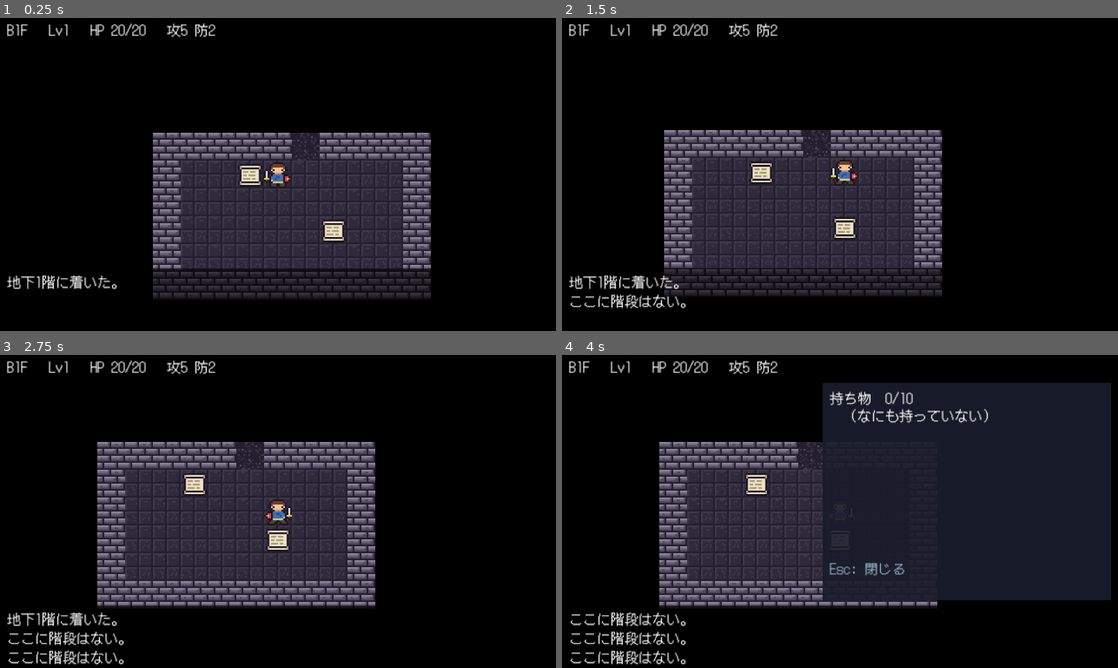
Above: before the commit, frames 1-4 (two rows, left to right).
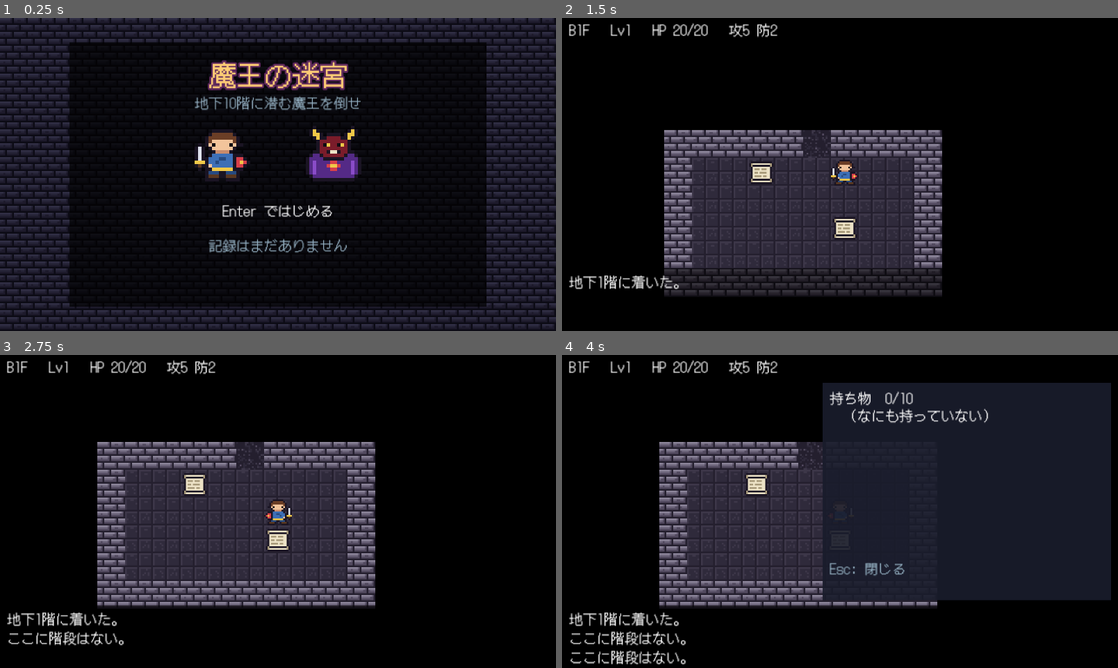
Above: after the commit, the same moments.

Repository: kaz3tv/roguelike
Game: Godot game, scene res://scenes/main.tscn
The game is run twice, just before and just after one commit, with the same random seed, the same clock (stepped at 60 frames per second) and the same inputs.
Inputs:
- Up to frame 1 (0.25 s): no input
- Up to frame 2 (1.5 s): tap Enter at 0.5 s; hold Right 0.53-1.28 s; tap Q at 0.6 s; tap Space at 0.77, 1.25 s; hold Down from 1.28 s (still down); tap E at 1.35 s
- Up to frame 3 (2.75 s): tap Space at 1.52 s; tap Enter at 2 s; release Down at 2.03 s; hold Right from 2.03 s (still down); tap Z at 2.1 s
- Up to frame 4 (4 s): tap Space at 2.75, 3.02, 3.77 s; release Right at 2.78 s; hold Up 2.78-3.53 s; tap C at 2.85 s; tap Enter at 3.5 s; hold Left from 3.53 s (still down); tap I at 3.6 s

The runs differ from the first frame. In frame 1, 52% of the frame differs, in the area x 0-100%, y 0-100%; in frame 2, 0.4%; in frame 3, 0.4%; in frame 4, 0.5%.

Commit message:
タイトル画面とリザルト画面、記録の保存を追加する
Co-Authored-By: Claude Opus 5.5 (1M context) <noreply@anthropic.com>
Claude-Session: https://claude.ai/code/session_01CjiuLsrxfvYQhtBZEVi7Rn

Diff:
--- a/scenes/main.tscn
+++ b/scenes/main.tscn
@@ -1,10 +1,12 @@
-[gd_scene load_steps=6 format=3]
+[gd_scene load_steps=8 format=3]
 
 [ext_resource type="Script" path="res://scripts/game.gd" id="1_game"]
 [ext_resource type="Script" path="res://scripts/map_view.gd" id="2_map"]
 [ext_resource type="Texture2D" path="res://assets/art/player_0.png" id="3_player"]
 [ext_resource type="Script" path="res://scripts/inventory_menu.gd" id="4_menu"]
 [ext_resource type="Script" path="res://scripts/audio.gd" id="5_audio"]
+[ext_resource type="Texture2D" path="res://assets/art/wall.png" id="6_wall"]
+[ext_resource type="Texture2D" path="res://assets/art/enemies/boss_0.png" id="7_boss"]
 
 [node name="Main" type="Node2D"]
 script = ExtResource("1_game")
@@ -90,15 +92,108 @@
 theme_override_constants/line_spacing = -3
 theme_override_font_sizes/font_size = 8
 
-[node name="GameOver" type="ColorRect" parent="HUD"]
+[node name="Result" type="ColorRect" parent="HUD"]
 visible = false
 offset_right = 320.0
 offset_bottom = 180.0
-color = Color(0, 0, 0, 0.75)
+color = Color(0, 0, 0, 0.92)
 
-[node name="Label" type="Label" parent="HUD/GameOver"]
+[node name="Header" type="Label" parent="HUD/Result"]
+offset_top = 22.0
+offset_right = 320.0
+offset_bottom = 44.0
+theme_override_colors/font_color = Color(1, 0.8, 0.46, 1)
+theme_override_colors/font_outline_color = Color(0, 0, 0, 1)
+theme_override_constants/outline_size = 2
+theme_override_font_sizes/font_size = 16
+horizontal_alignment = 1
+
+[node name="Body" type="Label" parent="HUD/Result"]
+offset_left = 90.0
+offset_top = 52.0
+offset_right = 230.0
+offset_bottom = 150.0
+theme_override_constants/line_spacing = -2
+theme_override_font_sizes/font_size = 8
+
+[node name="Hint" type="Label" parent="HUD/Result"]
+offset_top = 158.0
+offset_right = 320.0
+offset_bottom = 172.0
+theme_override_colors/font_color = Color(0.58, 0.69, 0.76, 1)
+theme_override_font_sizes/font_size = 8
+text = "Enter でタイトルへ"
+horizontal_alignment = 1
+
+[node name="Title" type="ColorRect" parent="HUD"]
 offset_right = 320.0
 offset_bottom = 180.0
+color = Color(0.1, 0.11, 0.17, 1)
+
+[node name="Wall" type="TextureRect" parent="HUD/Title"]
+modulate = Color(0.35, 0.35, 0.45, 1)
+offset_right = 320.0
+offset_bottom = 180.0
+texture = ExtResource("6_wall")
+stretch_mode = 1
+
+[node name="Shade" type="ColorRect" parent="HUD/Title"]
+offset_left = 40.0
+offset_top = 14.0
+offset_right = 280.0
+offset_bottom = 166.0
+color = Color(0, 0, 0, 0.7)
+
+[node name="Name" type="Label" parent="HUD/Title"]
+offset_top = 20.0
+offset_right = 320.0
+offset_bottom = 42.0
+theme_override_colors/font_color = Color(1, 0.8, 0.46, 1)
+theme_override_colors/font_outline_color = Color(0.36, 0.15, 0.36, 1)
+theme_override_constants/outline_size = 4
+theme_override_font_sizes/font_size = 16
+text = "魔王の迷宮"
+horizontal_alignment = 1
+
+[node name="Sub" type="Label" parent="HUD/Title"]
+offset_top = 42.0
+offset_right = 320.0
+offset_bottom = 54.0
+theme_override_colors/font_color = Color(0.58, 0.69, 0.76, 1)
+theme_override_font_sizes/font_size = 8
+text = "地下10階に潜む魔王を倒せ"
+horizontal_alignment = 1
+
+[node name="Hero" type="TextureRect" parent="HUD/Title"]
+offset_left = 112.0
+offset_top = 62.0
+offset_right = 144.0
+offset_bottom = 94.0
+texture = ExtResource("3_player")
+expand_mode = 1
+
+[node name="Boss" type="TextureRect" parent="HUD/Title"]
+offset_left = 176.0
+offset_top = 62.0
+offset_right = 208.0
+offset_bottom = 94.0
+texture = ExtResource("7_boss")
+expand_mode = 1
+flip_h = true
+
+[node name="Start" type="Label" parent="HUD/Title"]
+offset_top = 104.0
+offset_right = 320.0
+offset_bottom = 116.0
+theme_override_font_sizes/font_size = 8
+text = "Enter ではじめる"
+horizontal_alignment = 1
+
+[node name="Records" type="Label" parent="HUD/Title"]
+offset_top = 124.0
+offset_right = 320.0
+offset_bottom = 162.0
+theme_override_colors/font_color = Color(0.58, 0.69, 0.76, 1)
+theme_override_constants/line_spacing = -2
 theme_override_font_sizes/font_size = 8
 horizontal_alignment = 1
-vertical_alignment = 1
--- a/scripts/game.gd
+++ b/scripts/game.gd
@@ -15,6 +15,8 @@
 const BOSS_FLOOR := 10
 ## 闇の炎の威力（ボスの攻撃力に対する割合）
 const BOLT_POWER := 0.6
+## リザルトを出してから Enter を受け付けるまでの時間（ミリ秒）
+const RESULT_INPUT_DELAY_MS := 800
 
 ## キー → 移動方向（8 方向）。斜めは Q/E/Z/C かテンキー。
 const MOVE_KEYS := {
@@ -49,6 +51,11 @@
 var visible_cells := {}
 var player_frame := 0
 var game_over := false
+## タイトル画面を出しているあいだ true
+var in_title := false
+var records: Records
+## リザルトを出した時刻。直後の Enter の押しすぎでタイトルまで飛ばないようにする
+var result_shown_at := 0
 var log_lines: Array[String] = []
 var enemy_textures := {}
 var item_textures := {}
@@ -63,8 +70,12 @@
 @onready var camera: Camera2D = $Player/Camera2D
 @onready var status_label: Label = $HUD/TopBar/StatusLabel
 @onready var log_label: Label = $HUD/LogPanel/LogLabel
-@onready var game_over_panel: Control = $HUD/GameOver
-@onready var game_over_label: Label = $HUD/GameOver/Label
+@onready var result_panel: Control = $HUD/Result
+@onready var result_header: Label = $HUD/Result/Header
+@onready var result_body: Label = $HUD/Result/Body
+@onready var title_panel: Control = $HUD/Title
+@onready var title_records: Label = $HUD/Title/Records
+@onready var title_start: Label = $HUD/Title/Start
 
 
 func _ready() -> void:
@@ -87,7 +98,29 @@
 	camera.limit_right = Dungeon.WIDTH * TILE_SIZE
 	camera.limit_bottom = Dungeon.HEIGHT * TILE_SIZE
 	$IdleTimer.timeout.connect(_on_idle_timer)
-	start_run()
+	records = Records.load_from()
+	show_title()
+
+
+func show_title() -> void:
+	in_title = true
+	game_over = false
+	result_panel.hide()
+	inventory_menu.hide()
+	title_panel.show()
+	title_records.text = records_text()
+	audio.play_bgm("title")
+
+
+## タイトルに出す、これまでの記録
+func records_text() -> String:
+	if records.runs == 0:
+		return "記録はまだありません"
+	var lines := ["挑戦 %d回   クリア %d回" % [records.runs, records.clears]]
+	lines.append("最高到達  地下%d階   最多撃破  %d体" % [records.best_floor, records.best_kills])
+	if records.fastest_clear > 0:
+		lines.append("最速クリア  %dターン" % records.fastest_clear)
+	return "\n".join(lines)
 
 
 func start_run() -> void:
@@ -97,7 +130,9 @@
 	turn = 0
 	kills = 0
 	game_over = false
-	game_over_panel.hide()
+	in_title = false
+	title_panel.hide()
+	result_panel.hide()
 	inventory_menu.hide()
 	log_lines.clear()
 	enter_floor()
@@ -206,9 +241,16 @@
 		return
 	var code := key.physical_keycode
 	var is_enter := code == KEY_ENTER or code == KEY_KP_ENTER
+	if in_title:
+		if is_enter and not key.echo:
+			audio.play("menu_select")
+			start_run()
+		get_viewport().set_input_as_handled()
+		return
 	if game_over:
-		if is_enter and not key.echo:
-			start_run()
+		if is_enter and not key.echo and Time.get_ticks_msec() - result_shown_at > RESULT_INPUT_DELAY_MS:
+			audio.play("menu_select")
+			show_title()
 		get_viewport().set_input_as_handled()
 		return
 	if inventory_menu.visible:
@@ -444,20 +486,41 @@
 
 
 func show_clear() -> void:
-	game_over = true
 	add_message("魔王を倒した！ダンジョンを踏破した！")
 	audio.play_bgm("clear")
-	game_over_label.text = "魔王を倒した！\nダンジョン踏破！\n\nレベル%d  %dターン\n倒した敵  %d体\n\nEnter でもう一度" % [player.level, turn, kills]
-	game_over_panel.show()
+	show_result("魔王を倒した！", "ダンジョン踏破", true)
 
 
 func show_game_over(killer: Actor) -> void:
-	game_over = true
 	add_message("%sにやられてしまった…" % killer.display_name)
 	audio.play("player_die")
 	audio.play_bgm("game_over")
-	game_over_label.text = "やられてしまった…\n\n地下%d階  レベル%d\n倒した敵  %d体\n\nEnter でもう一度" % [floor_number, player.level, kills]
-	game_over_panel.show()
+	show_result("やられてしまった…", "%sに倒された" % killer.display_name, false)
+
+
+## リザルト画面。記録を保存して、塗り替えた項目には「新記録」と付ける。
+func show_result(header: String, cause: String, cleared: bool) -> void:
+	game_over = true
+	inventory_menu.hide()
+	var new_records := records.add_run(floor_number, kills, turn, cleared)
+	var mark := func(key: String) -> String: return "  新記録！" if key in new_records else ""
+	result_header.text = header
+	var lines := [
+		cause,
+		"",
+		"到達    地下%d階%s" % [floor_number, mark.call("floor")],
+		"レベル  %d" % player.level,
+		"ターン  %d%s" % [turn, mark.call("turns")],
+		"倒した敵  %d体%s" % [kills, mark.call("kills")],
+		"",
+		"装備  %s / %s" % [
+			player.inventory.weapon.display_name() if player.inventory.weapon else "なし",
+			player.inventory.shield.display_name() if player.inventory.shield else "なし",
+		],
+	]
+	result_body.text = "\n".join(lines)
+	result_shown_at = Time.get_ticks_msec()
+	result_panel.show()
 
 
 func descend() -> void:
--- /dev/null
+++ b/scripts/records.gd
@@ -0,0 +1,56 @@
+## これまでの記録（遊んだ回数・最高到達階など）。Godot のユーザーデータ領域に保存する。
+## 中断セーブとは別で、死んでも消えない。
+class_name Records
+extends RefCounted
+
+const DEFAULT_PATH := "user://records.cfg"
+
+var path := DEFAULT_PATH
+var runs := 0
+var clears := 0
+var best_floor := 0
+var best_kills := 0
+## いちばん少ないターン数でのクリア（0 はまだクリアしていない）
+var fastest_clear := 0
+
+
+static func load_from(file_path: String = DEFAULT_PATH) -> Records:
+	var r := Records.new()
+	r.path = file_path
+	var cfg := ConfigFile.new()
+	if cfg.load(file_path) == OK:
+		r.runs = cfg.get_value("records", "runs", 0)
+		r.clears = cfg.get_value("records", "clears", 0)
+		r.best_floor = cfg.get_value("records", "best_floor", 0)
+		r.best_kills = cfg.get_value("records", "best_kills", 0)
+		r.fastest_clear = cfg.get_value("records", "fastest_clear", 0)
+	return r
+
+
+## 1 回分の結果を記録に足して保存する。塗り替えた項目の名前を返す（リザルトで「新記録」と出す用）。
+func add_run(floor_number: int, kills: int, turns: int, cleared: bool) -> Array[String]:
+	var new_records: Array[String] = []
+	runs += 1
+	if floor_number > best_floor:
+		best_floor = floor_number
+		new_records.append("floor")
+	if kills > best_kills:
+		best_kills = kills
+		new_records.append("kills")
+	if cleared:
+		clears += 1
+		if fastest_clear == 0 or turns < fastest_clear:
+			fastest_clear = turns
+			new_records.append("turns")
+	save()
+	return new_records
+
+
+func save() -> void:
+	var cfg := ConfigFile.new()
+	cfg.set_value("records", "runs", runs)
+	cfg.set_value("records", "clears", clears)
+	cfg.set_value("records", "best_floor", best_floor)
+	cfg.set_value("records", "best_kills", best_kills)
+	cfg.set_value("records", "fastest_clear", fastest_clear)
+	cfg.save(path)
--- a/tests/run_tests.gd
+++ b/tests/run_tests.gd
@@ -18,6 +18,7 @@
 	test_inventory()
 	test_audio_files()
 	test_boss()
+	test_records()
 	if failures == 0:
 		print("すべてのテストに合格しました")
 	quit(1 if failures > 0 else 0)
@@ -205,7 +206,7 @@
 	for sfx_name in audio.SFX_NAMES:
 		var path: String = audio.SFX_DIR + sfx_name + ".wav"
 		check(ResourceLoader.exists(path), "効果音がない: " + path)
-	var bgms := ["game_over"]
+	var bgms := ["game_over", "title", "clear"]
 	for f in range(1, 11):
 		bgms.append(audio.bgm_for_floor(f))
 	for bgm in bgms:
@@ -242,3 +243,18 @@
 	var audio := load("res://scripts/audio.gd")
 	for bgm in ["boss", "clear"]:
 		check(ResourceLoader.exists(audio.BGM_DIR + bgm + ".ogg"), "BGM がない: " + bgm)
+
+
+func test_records() -> void:
+	var path := "user://test_records.cfg"
+	DirAccess.remove_absolute(ProjectSettings.globalize_path(path))
+	var r := Records.load_from(path)
+	check(r.runs == 0 and r.best_floor == 0, "記録ファイルがないのに記録がある")
+	check(r.add_run(3, 5, 200, false) == ["floor", "kills"], "初回の新記録の判定が違う")
+	check(r.add_run(2, 9, 150, false) == ["kills"], "撃破数だけの新記録の判定が違う")
+	check(r.add_run(10, 4, 900, true) == ["floor", "turns"], "初クリアの新記録の判定が違う")
+	check(r.add_run(10, 4, 950, true).is_empty(), "遅いクリアが新記録になった")
+	var again := Records.load_from(path)
+	check(again.runs == 4 and again.clears == 2, "遊んだ回数が保存されていない")
+	check(again.best_floor == 10 and again.best_kills == 9 and again.fastest_clear == 900, "最高記録が保存されていない")
+	DirAccess.remove_absolute(ProjectSettings.globalize_path(path))
Not shown, added: scripts/records.gd.uid
Not shown, changed: README.md
